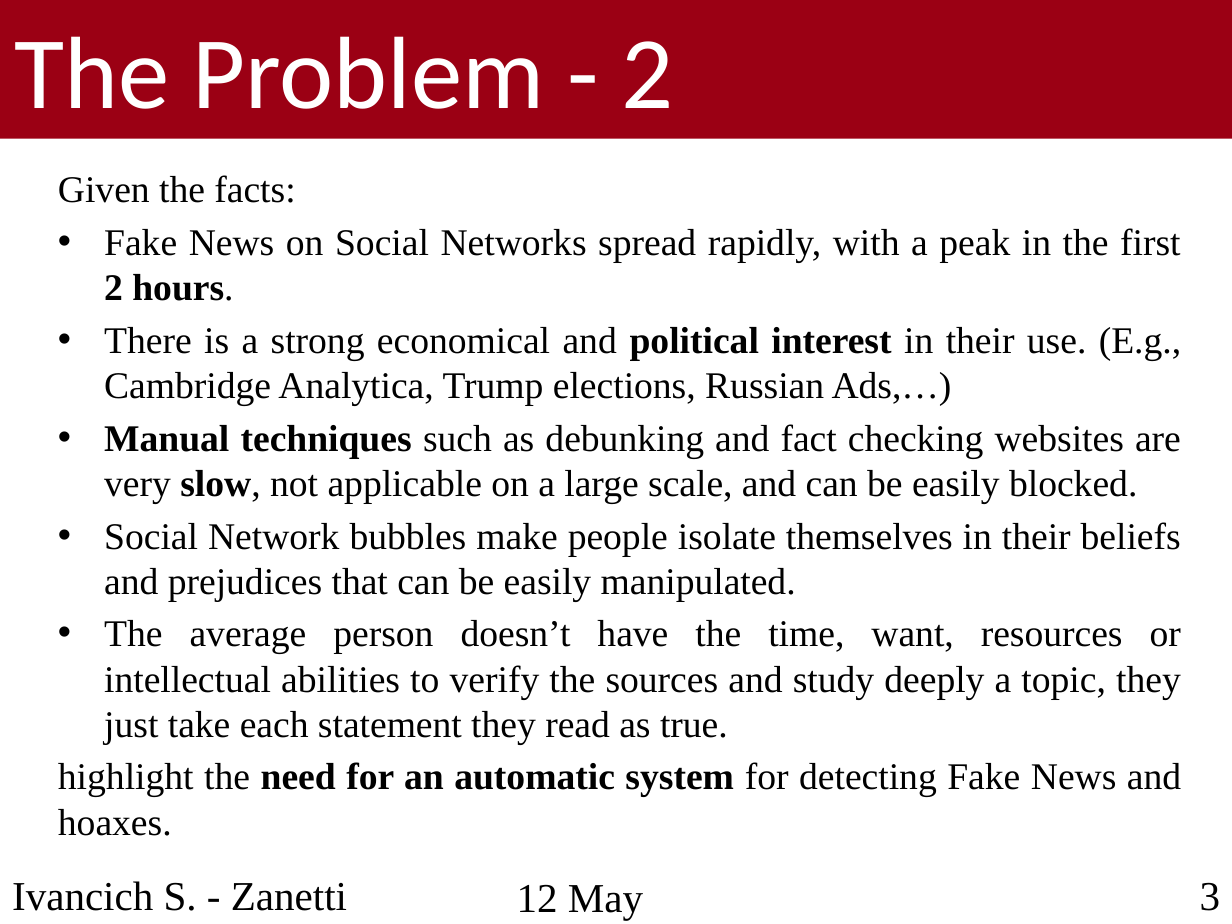
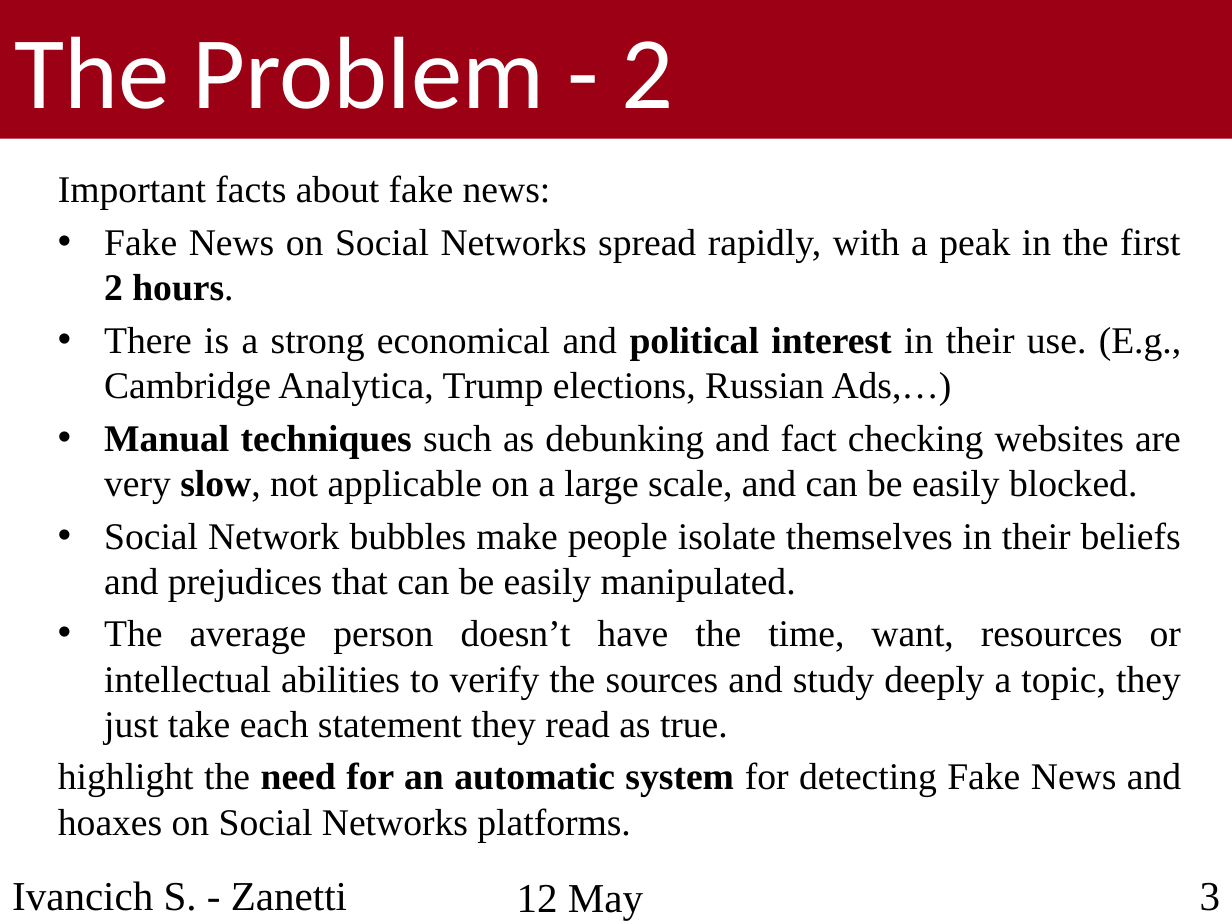
Before and after one commit to ivaste/FakenewsDetection, a slide deck: slide 4 of Presentation/Presentation-2.pptx. Drawn at 1232x924 pixels with LibreOffice and Linux fonts; fonts in the diff are those of the drawing; background and template pictures are left out. Boxes give left, top, right and bottom in pixels: in the first picture for what was removed or moved away, otherwise in the second. Text is boxed around its words. In the diff, an @@ line names an element or a change of style, - is before the commit and + after.

```diff
--- a/Presentation/Presentation-2.pptx
+++ b/Presentation/Presentation-2.pptx
@@ text at (x1=58, y1=175, x2=551, y2=210): text changed @@
-Given the facts:
+Important facts about fake news:
@@ text at (x1=58, y1=762, x2=1181, y2=843): text changed @@
-highlight the need for an automatic system for detecting Fake News and hoaxes.
+highlight the need for an automatic system for detecting Fake News and hoaxes on Social Networks platforms.
```
Also in this commit, not shown: 2 other files.
